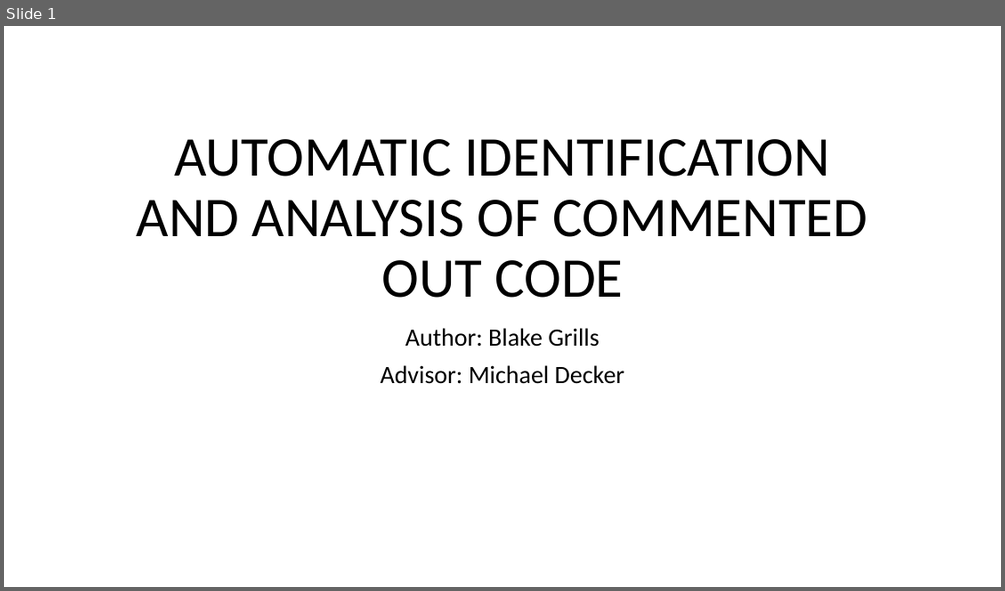
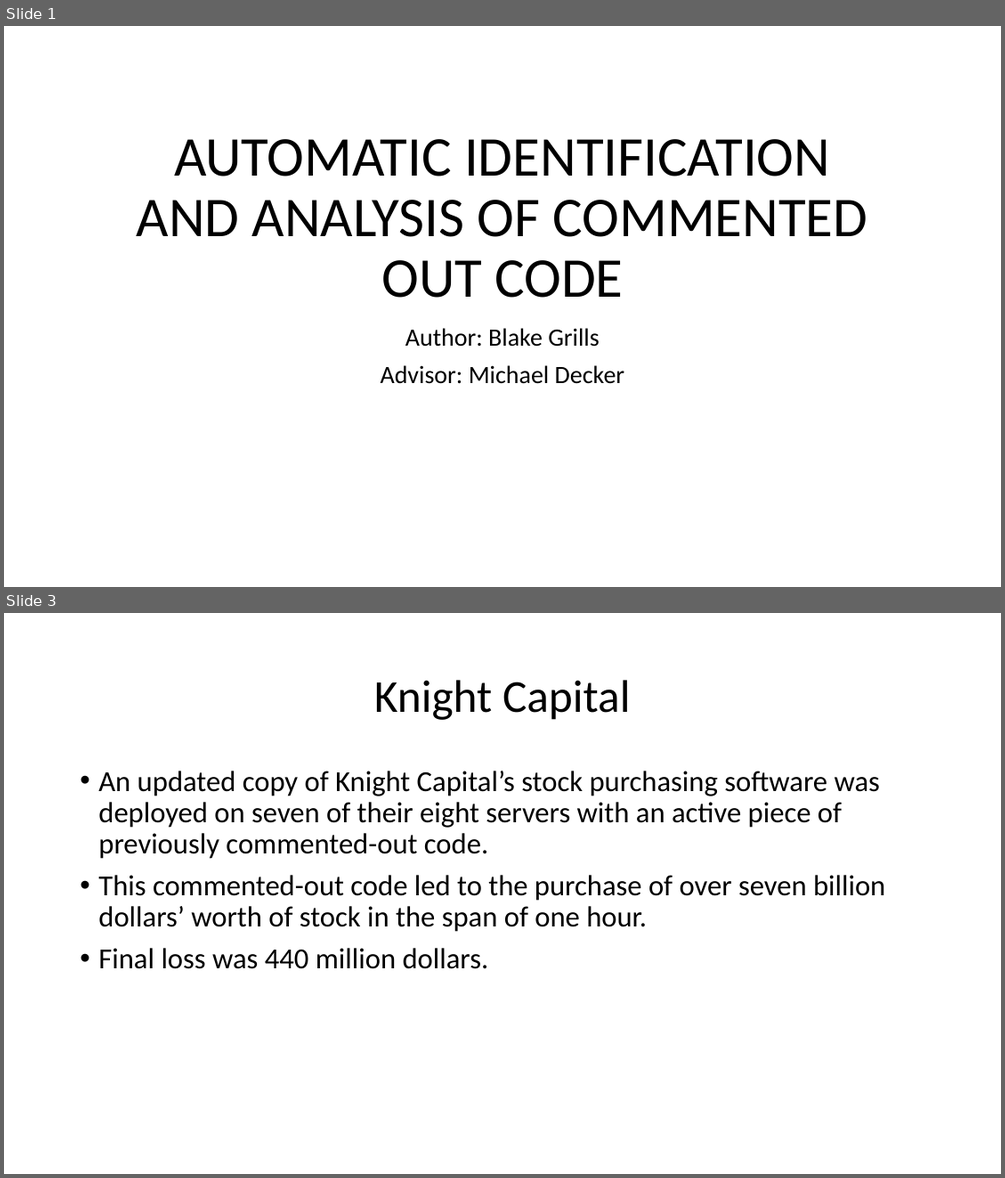
Before and after one commit to mjdecker/Commented-out-Code-Analysis, a slide deck: AUTOMATIC IDENTIFICATION AND ANALYSIS OF COMMENTED OUT CODE.pptx. Shown one above the other, each under a label of ours: slide 1 before the commit, slides 1 and 3 after it; the slides between them are not shown. The pictures are 1005x591 and 1005x1178 pixels, drawn with LibreOffice and Linux fonts; fonts in the diff are those of the drawing. Boxes give left, top, right and bottom in pixels: in the first picture for what was removed or moved away, otherwise in the second. Text is boxed around its words. In the diff, an @@ line names an element or a change of style, - is before the commit and + after.

```diff
--- a/AUTOMATIC IDENTIFICATION AND ANALYSIS OF COMMENTED OUT CODE.pptx
+++ b/AUTOMATIC IDENTIFICATION AND ANALYSIS OF COMMENTED OUT CODE.pptx
@@ slide 3 added at (4,613,1001,1174), background #FFFFFF @@
@@ title added at (374,680,631,720), 44 pt, text #000000 @@
+Knight Capital
@@ text added at (98,771,885,969), 28 pt, text #000000 @@
+• An updated copy of Knight Capital’s stock purchasing software was deployed on seven of their eight servers with an active piece of previously commented-out code.
+• This commented-out code led to the purchase of over seven billion dollars’ worth of stock in the span of one hour.
+• Final loss was 440 million dollars.
```
Also in this commit, not shown: 6 slides changed, 6 other slides added, 3 slides removed.
